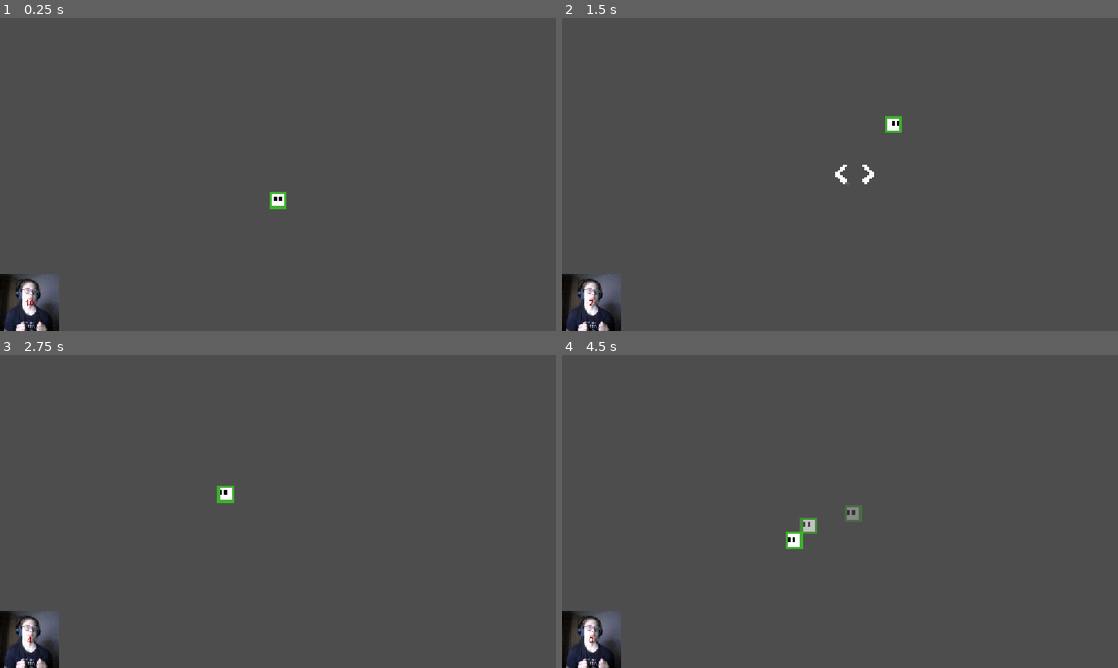
Above: before the commit, frames 1-4 (two rows, left to right).
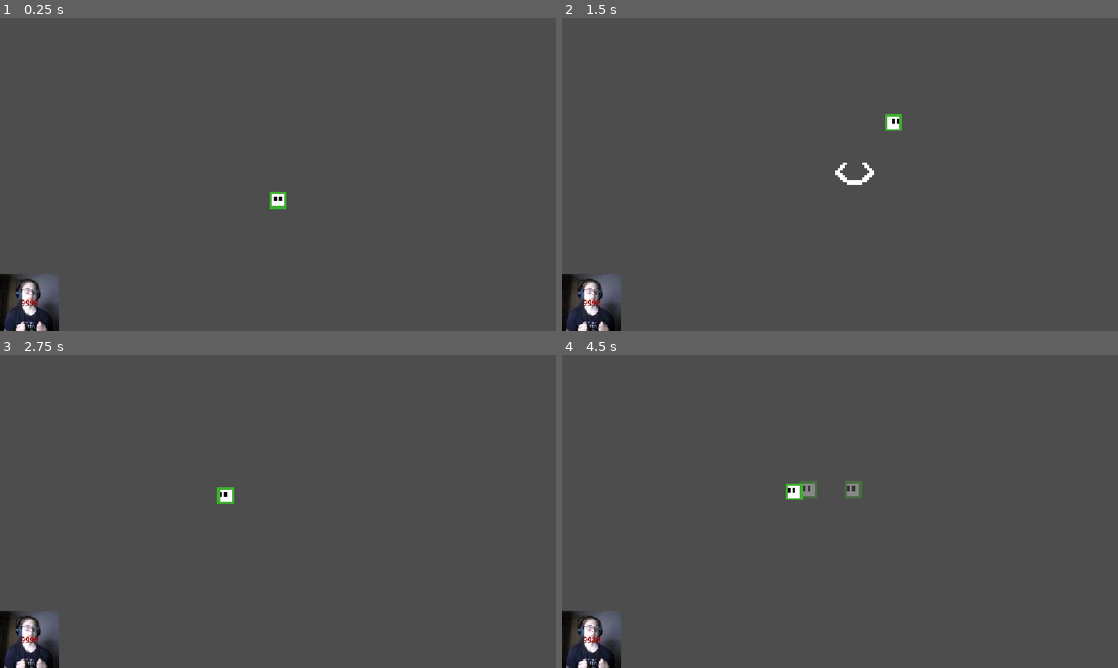
Above: after the commit, the same moments.

Repository: bk23miner/le-Gabe
Game: Godot game, scene res://scenes/Main.tscn
Same seed, same stepped clock (60 frames per second), same inputs: the game is played once before the commit and once after it.
Inputs:
- Up to frame 1 (0.25 s): no input
- Up to frame 2 (1.5 s): hold D (right) from 0.53 s (still down); tap Shift (dash) at 0.6 s; tap Space (jump) at 0.77, 0.8, 1.07, 1.35 s
- Up to frame 3 (2.75 s): tap Space (jump) at 1.52, 1.82, 2.3 s; tap Shift (dash) at 1.55, 2.1 s; release D (right) at 2.03 s; hold A (left) from 2.03 s (still down)
- Up to frame 4 (4.5 s): release A (left) at 2.78 s; hold D (right) 2.78-4.28 s; tap Shift (dash) at 2.85, 4.35 s; tap Space (jump) at 3.02, 3.32, 3.6, 3.77, 4.07 s; hold A (left) from 4.28 s (still down)

The runs differ from the first frame. In frame 1, less than 0.1% of the frame differs, in the area x 3-7%, y 90-92%; in frame 2, 0.2%; in frame 3, 0.1%; in frame 4, 1.0%, in the area x 3-54%, y 40-92%.

Commit message:
Upload-by-Bk

Diff:
--- a/scenes/world.gd
+++ b/scenes/world.gd
@@ -1,5 +1,6 @@
 extends Node2D
 var Wings
+var Wings2
 var PL: Node = null
 var count = 0
 var dash = false
@@ -8,6 +9,9 @@
 func _ready() -> void:
 	Wings = $"D-Jump"
 	Wings.visible = false
+
+	Wings2 = $"D-Jump2"
+	Wings2.visible = false
 	$Dash.visible = false
 	$Dash2.visible = false
 	pass
@@ -46,11 +50,21 @@
 	$"D-Jump/Timer".stop()
 
 
+func reset_WJ() -> void:
+	Wings2.visible = false
+	$"D-Jump2/Timer".stop()
+
 func Djump() -> void :
 	$"D-Jump".position = $Player.position
 	Wings.visible = true
 	Wings.play("default")
 	$"D-Jump/Timer".start()
+
+func Wjump() -> void:
+	$"D-Jump2".position = $Player.position
+	Wings2.visible = true
+	Wings2.play("default")
+	$"D-Jump2/Timer".start()
 
 
 func Dash(LEFT) -> void:
--- a/scenes/world.tscn
+++ b/scenes/world.tscn
@@ -24,7 +24,7 @@
 "duration": 1.0,
 "texture": SubResource("AtlasTexture_i7141")
 }],
-"loop": 1,
+"loop": 0,
 "name": &"default",
 "speed": 5.0
 }]
@@ -40,13 +40,13 @@
 [sub_resource type="SpriteFrames" id="SpriteFrames_i7141"]
 animations = [{
 "frames": [{
-"duration": 1.0,
+"duration": 0.8,
 "texture": SubResource("AtlasTexture_cw2d6")
 }, {
 "duration": 1.0,
 "texture": SubResource("AtlasTexture_70d11")
 }],
-"loop": 1,
+"loop": 0,
 "name": &"default",
 "speed": 5.0
 }]
@@ -122,7 +122,7 @@
 
 [node name="Dash" type="AnimatedSprite2D" parent="." unique_id=1641584467]
 sprite_frames = SubResource("SpriteFrames_msxrf")
-frame_progress = 0.89247304
+frame_progress = 0.0018673672
 
 [node name="Dash2" type="AnimatedSprite2D" parent="." unique_id=2003883141]
 sprite_frames = SubResource("SpriteFrames_msxrf")
@@ -131,8 +131,18 @@
 [node name="D-Jump" type="AnimatedSprite2D" parent="." unique_id=1579010172]
 position = Vector2(0, 2)
 sprite_frames = SubResource("SpriteFrames_i7141")
+frame = 1
+frame_progress = 1.0
 
 [node name="Timer" type="Timer" parent="D-Jump" unique_id=136905356]
+wait_time = 0.2
+
+[node name="D-Jump2" type="AnimatedSprite2D" parent="." unique_id=790242995]
+position = Vector2(0, 2)
+rotation = 1.5707964
+sprite_frames = SubResource("SpriteFrames_i7141")
+
+[node name="Timer" type="Timer" parent="D-Jump2" unique_id=1952296156]
 wait_time = 0.2
 
 [node name="Terrain" type="Node2D" parent="." unique_id=1722484335]
@@ -159,3 +169,4 @@
 position = Vector2(-99, 541)
 
 [connection signal="timeout" from="D-Jump/Timer" to="." method="reset_Wings"]
+[connection signal="timeout" from="D-Jump2/Timer" to="." method="reset_WJ"]
--- a/scripts/player.gd
+++ b/scripts/player.gd
@@ -5,10 +5,9 @@
 @export var jump_speed = -180
 @export var gravity = 500
 
-@export var remaining_djumps = 10
+@export var remaining_djumps = 9999
 @export var remaining_dash = 100
-@export var remaining_walljump = 2
-@export var Wings: Node2D#
+@export var remaining_walljump = 100
 
 var is_dead = false
 
@@ -27,13 +26,14 @@
 	#	velocity.y= 0
 
 	if is_dead == false :
-		if Input.is_action_just_pressed("dash") && !dashing && remaining_dash > 0 :
+		if Input.is_action_just_pressed("dash") && !dashing && remaining_dash > 0 && Input.get_axis("left","right")!=0:
 			$"Dash-Timer".start()
 			dashing = true
 			temp_x_vel = Input.get_axis("left", "right") *(speed + dash_speed)
 			remaining_dash -= 1
 			get_tree().get_first_node_in_group("World").Dash(Input.get_axis("left","right") == -1)
 		if dashing:
+			velocity.y = 0
 			velocity.x = temp_x_vel
 		elif !dashing:
 			velocity.y += gravity * delta
@@ -45,6 +45,7 @@
 				if remaining_walljump > 0:
 					remaining_walljump -= 1
 					walljump()
+					get_tree().get_first_node_in_group("World").Wjump()
 				elif remaining_djumps > 0:
 					remaining_djumps -=1
 					walljump()
